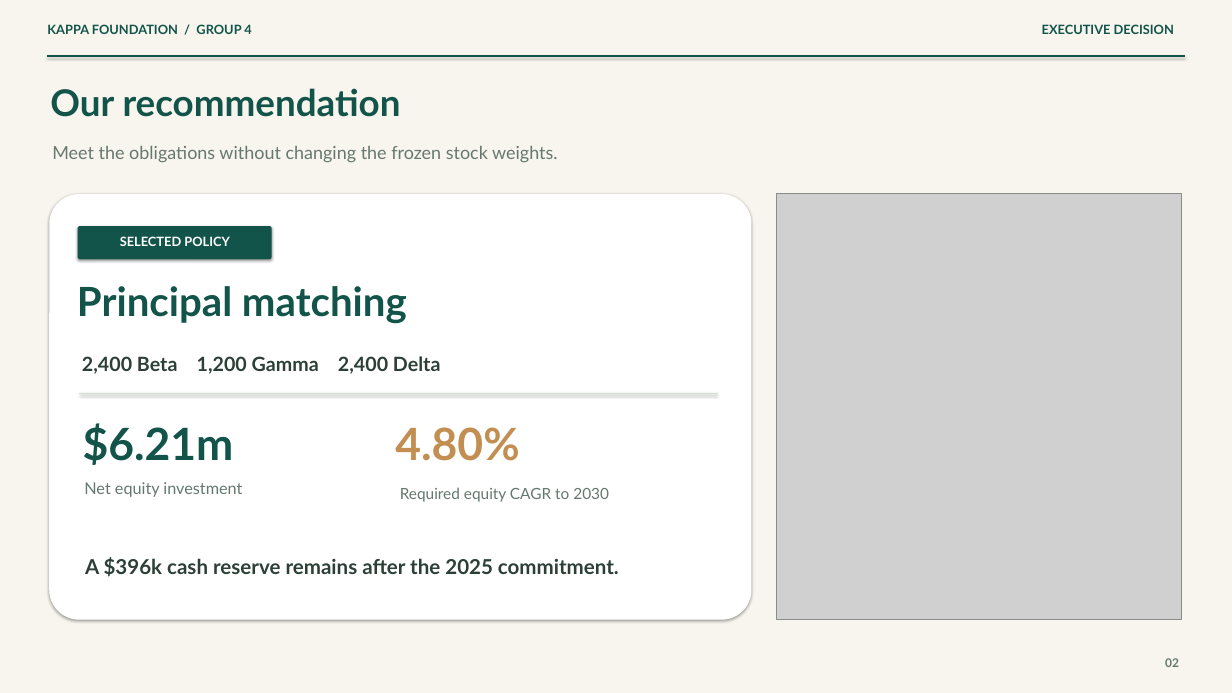
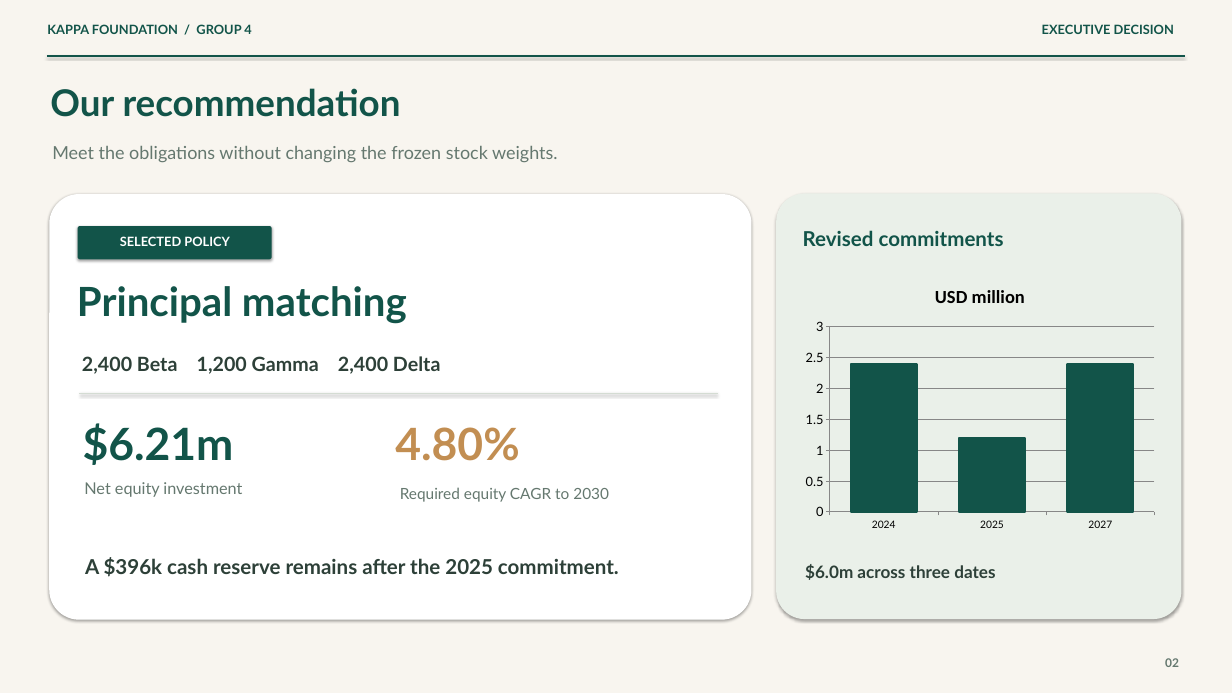
Before and after one commit to lucasnguynn/BFIN-Assignment, a slide deck: slide 2 of Final Submission/Presentation.pptx. Drawn at 1232x693 pixels with LibreOffice and Linux fonts; fonts in the diff are those of the drawing; grey boxes stand for pictures. Boxes give left, top, right and bottom in pixels: in the first picture for what was removed or moved away, otherwise in the second. Text is boxed around its words. In the diff, an @@ line names an element or a change of style, - is before the commit and + after.

```diff
--- a/Final Submission/Presentation.pptx
+++ b/Final Submission/Presentation.pptx
@@ picture removed at box(776, 193, 1181, 619) @@
@@ rounded rectangle added at box(776, 193, 1181, 619), fill #EAF0E9 @@
@@ text added at box(803, 230, 1004, 246), 24 pt, text #125449, bold @@
+Revised commitments
@@ column chart added at box(798, 271, 1162, 535) @@
+title "USD million"
+categories: 2024, 2025, 2027
+USD million: 2.4, 1.2, 2.4
@@ text added at box(805, 564, 995, 580), 20 pt, text #2D4038, bold @@
+$6.0m across three dates
```
Also in this commit, not shown: 3 other slides changed, 9 other files.
